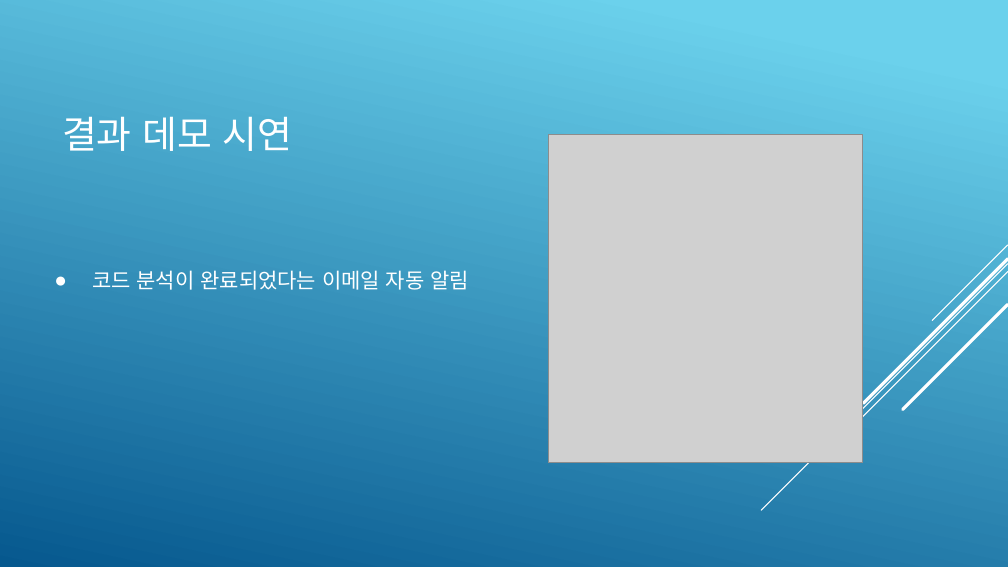
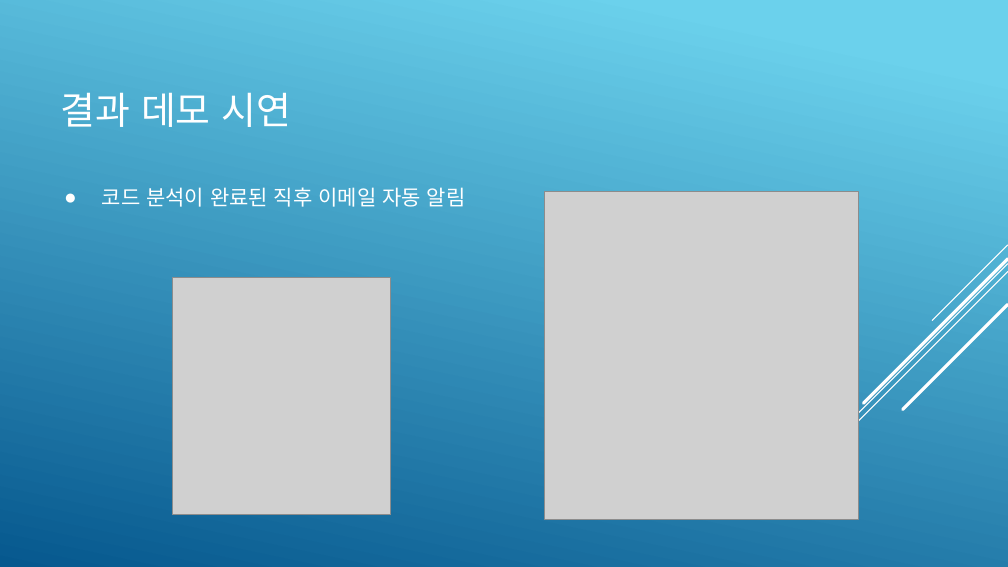
Before and after one commit to KimJeongHoon190/First_Project, a slide deck: slide 11 of 제출자료/최종 발표 프레젠테이션(김정훈).pptx (slide 8 before the commit). Drawn at 1008x567 pixels with LibreOffice and Linux fonts; fonts in the diff are those of the drawing; grey boxes stand for pictures. Boxes give left, top, right and bottom in pixels: in the first picture for what was removed or moved away, otherwise in the second. Text is boxed around its words. In the diff, an @@ line names an element or a change of style, - is before the commit and + after.

```diff
--- a/제출자료/최종 발표 프레젠테이션(김정훈).pptx
+++ b/제출자료/최종 발표 프레젠테이션(김정훈).pptx
@@ title "결과 데모 시연": place and size @@
-title "결과 데모 시연" at (62, 116, 292, 151)
+title "결과 데모 시연" at (61, 92, 291, 127)
@@ text at (102, 187, 466, 207): text changed @@
-● 코드 분석이 완료되었다는 이메일 자동 알림
+● 코드 분석이 완료된 직후 이메일 자동 알림
@@ picture: place and size @@
-picture at (548, 135, 863, 463)
+picture at (544, 192, 859, 519)
@@ picture added at (172, 277, 391, 515) @@
```
Also in this commit, not shown: 7 other slides changed, 5 slides added, 3 other files.
